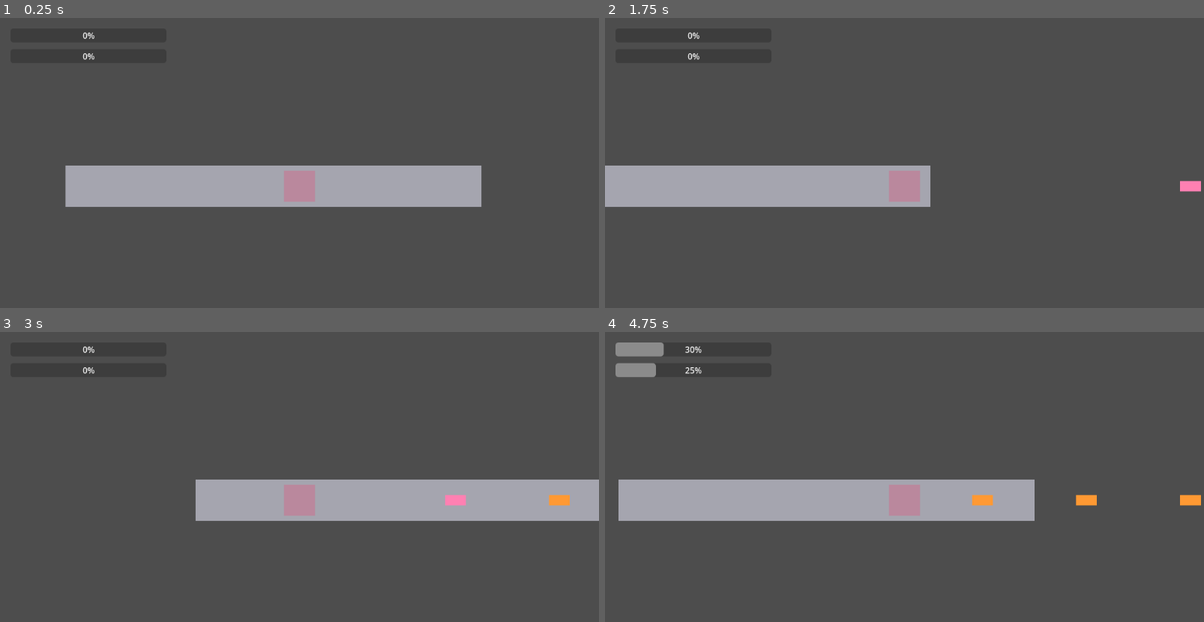
Above: before the commit, frames 1-4 (two rows, left to right).
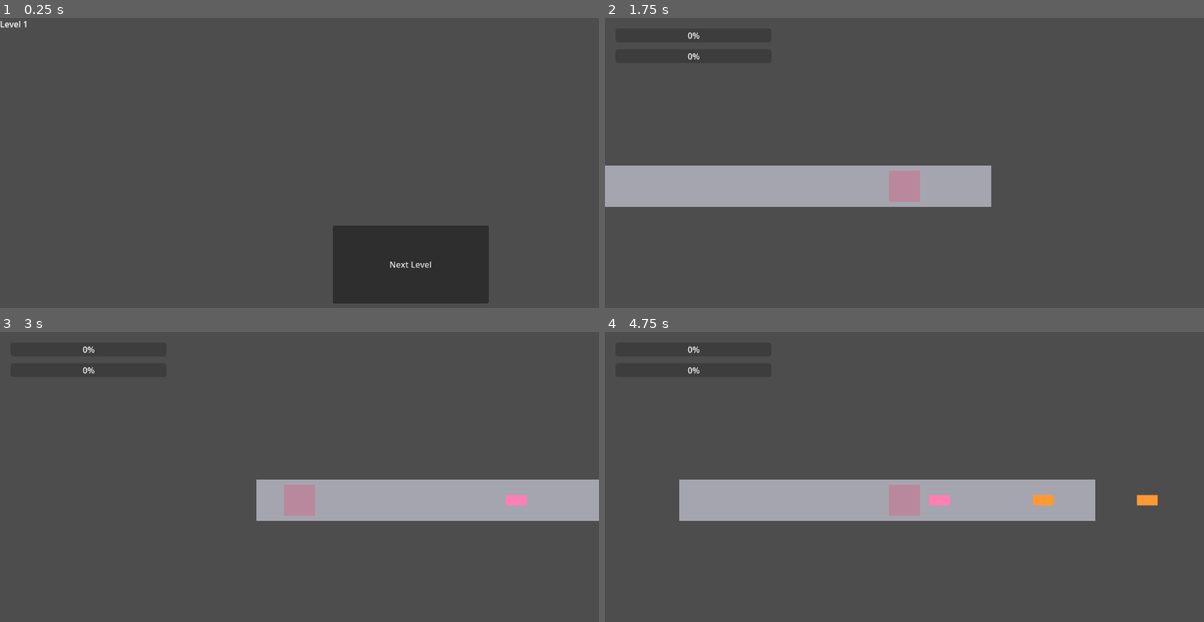
Above: after the commit, the same moments.

Repository: jasonjiang200/sushi
Game: Godot game, scene res://level_select.tscn
The game is run twice, just before and just after one commit, with the same random seed, the same clock (stepped at 60 frames per second) and the same inputs. Before the commit the project starts from res://game.tscn.
Inputs (mouse positions are in pixels of both pictures, inside the frame that each line leads up to):
- Up to frame 1 (0.25 s): no input
- Up to frame 2 (1.75 s): click (1018, 264) at 0.5 s, where only the run after the commit has a clickable "Next Level"; move the mouse to (1036, 168) at 1.27 s; tap S (s) at 1.35 s
- Up to frame 3 (3 s): move the mouse to (179, 517) at 2.02 s; click (179, 517) at 2.1 s; tap S (s) at 2.3, 2.85 s; move the mouse to (359, 424) at 2.77 s
- Up to frame 4 (4.75 s): move the mouse to (874, 566) at 3.52 s; tap S (s) at 3.6, 4.55 s; move the mouse to (1084, 549) at 4.27 s; click (1084, 549) at 4.35 s

The runs differ from the first frame. In frame 1, 17% of the frame differs, in the area x 0-82%, y 1-99%; in frame 2, 1.6%; in frame 3, 1.8%; in frame 4, 4.3%.

Commit message:
add level select screen

Diff:
--- /dev/null
+++ b/sushigame/game.gd
@@ -0,0 +1,10 @@
+extends Node2D
+
+@export var target_value := 100
+@onready var player := $Player
+
+func _process(delta):
+	# Auto-return to LevelSelect if target reached
+	if player.money_eaten >= target_value:
+		GameState.current_level += 1
+		get_tree().change_scene_to_file("res://level_select.tscn")
--- a/sushigame/game.tscn
+++ b/sushigame/game.tscn
@@ -1,14 +1,17 @@
-[gd_scene load_steps=8 format=3 uid="uid://ds78kfcjb3upo"]
+[gd_scene load_steps=10 format=3 uid="uid://ds78kfcjb3upo"]
 
 [ext_resource type="Script" uid="uid://cdom2xup2kh0" path="res://belt.gd" id="1_80nbo"]
+[ext_resource type="Script" uid="uid://c0isc7qlt2h6o" path="res://game.gd" id="1_j5wjh"]
 [ext_resource type="Script" uid="uid://bg0bbdrm7cwyq" path="res://plate_spawner.gd" id="2_feb5d"]
 [ext_resource type="PackedScene" uid="uid://vx42eb448p40" path="res://sushi_plate.tscn" id="3_fc0e3"]
 [ext_resource type="Script" uid="uid://doe280mm127u6" path="res://grab_zone.gd" id="4_fc0e3"]
 [ext_resource type="Script" uid="uid://cy3o0yli7ie30" path="res://player.gd" id="5_7jktm"]
 [ext_resource type="Script" uid="uid://33vjy0doulao" path="res://stomach_bar.gd" id="6_ryrav"]
 [ext_resource type="Script" uid="uid://dapoabpwae7oj" path="res://value_bar.gd" id="7_eow3j"]
+[ext_resource type="Script" uid="uid://cfhj0vu4xe2ha" path="res://game_state.gd" id="9_vef74"]
 
 [node name="Game" type="Node2D"]
+script = ExtResource("1_j5wjh")
 
 [node name="Camera2D" type="Camera2D" parent="."]
 
@@ -57,3 +60,6 @@
 offset_bottom = 87.0
 script = ExtResource("7_eow3j")
 player_path = NodePath("../../Player")
+
+[node name="GameState" type="Node" parent="."]
+script = ExtResource("9_vef74")
--- /dev/null
+++ b/sushigame/game_state.gd
@@ -0,0 +1,5 @@
+extends Node
+
+
+var current_level := 1
+var upgrades := {}
--- /dev/null
+++ b/sushigame/level_select.gd
@@ -0,0 +1,11 @@
+extends Control
+
+
+# Called when the node enters the scene tree for the first time.
+func _ready() -> void:
+	pass # Replace with function body.
+
+
+# Called every frame. 'delta' is the elapsed time since the previous frame.
+func _process(delta: float) -> void:
+	pass
--- /dev/null
+++ b/sushigame/level_select.tscn
@@ -0,0 +1,37 @@
+[gd_scene load_steps=2 format=3 uid="uid://d0tu5jlfcvta5"]
+
+[sub_resource type="GDScript" id="GDScript_uebnx"]
+script/source = "extends Control
+
+# Export the path to your Game scene
+@export var game_scene_path := \"res://Game.tscn\"
+@onready var next_button = $NextLevelButton
+@onready var level_label = $LevelLabel
+
+
+func _ready():
+	level_label.text = \"Level %d\" % GameState.current_level
+
+func _on_next_level_button_pressed() -> void:
+		get_tree().change_scene_to_file(game_scene_path)
+"
+
+[node name="LevelSelect" type="Control"]
+layout_mode = 3
+anchors_preset = 0
+script = SubResource("GDScript_uebnx")
+
+[node name="NextLevelButton" type="Button" parent="."]
+layout_mode = 0
+offset_left = 640.0
+offset_top = 400.0
+offset_right = 940.0
+offset_bottom = 550.0
+text = "Next Level"
+
+[node name="LevelLabel" type="Label" parent="."]
+layout_mode = 0
+offset_right = 40.0
+offset_bottom = 23.0
+
+[connection signal="pressed" from="NextLevelButton" to="." method="_on_next_level_button_pressed"]
--- a/sushigame/project.godot
+++ b/sushigame/project.godot
@@ -11,9 +11,13 @@
 [application]
 
 config/name="Sushi"
-run/main_scene="uid://ds78kfcjb3upo"
+run/main_scene="uid://d0tu5jlfcvta5"
 config/features=PackedStringArray("4.5", "Forward Plus")
 config/icon="res://icon.svg"
+
+[autoload]
+
+GameState="*res://game_state.gd"
 
 [input]
 
Not shown, added: sushigame/game.gd.uid
Not shown, added: sushigame/game_state.gd.uid
Not shown, added: sushigame/level_select.gd.uid
